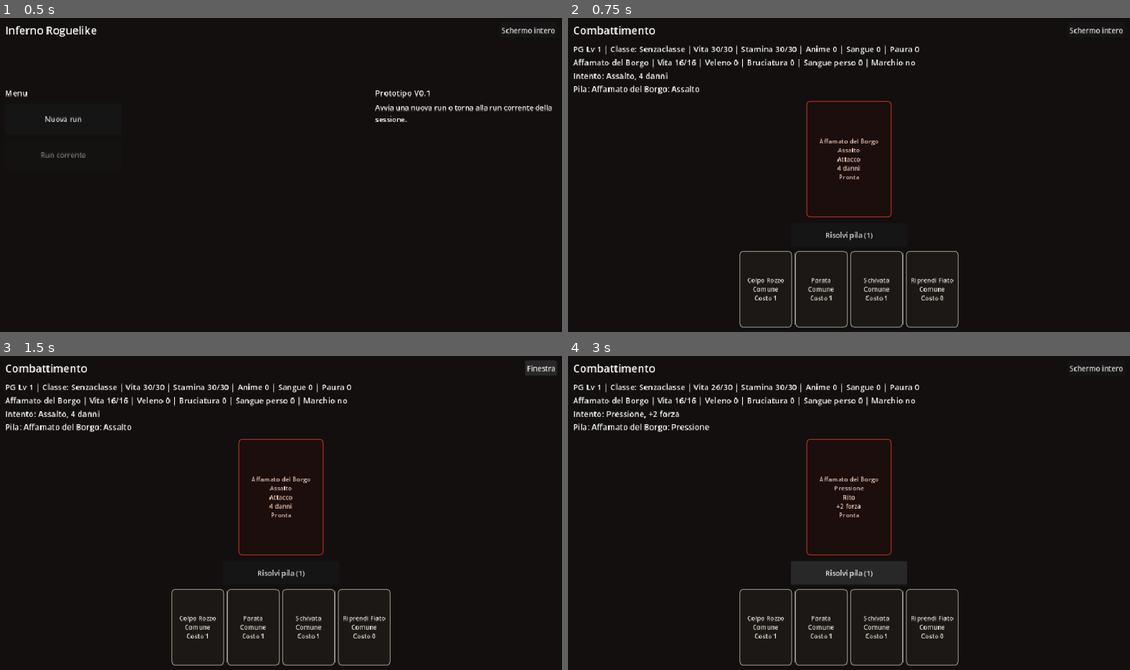
Above: before the commit, frames 1-4 (two rows, left to right).
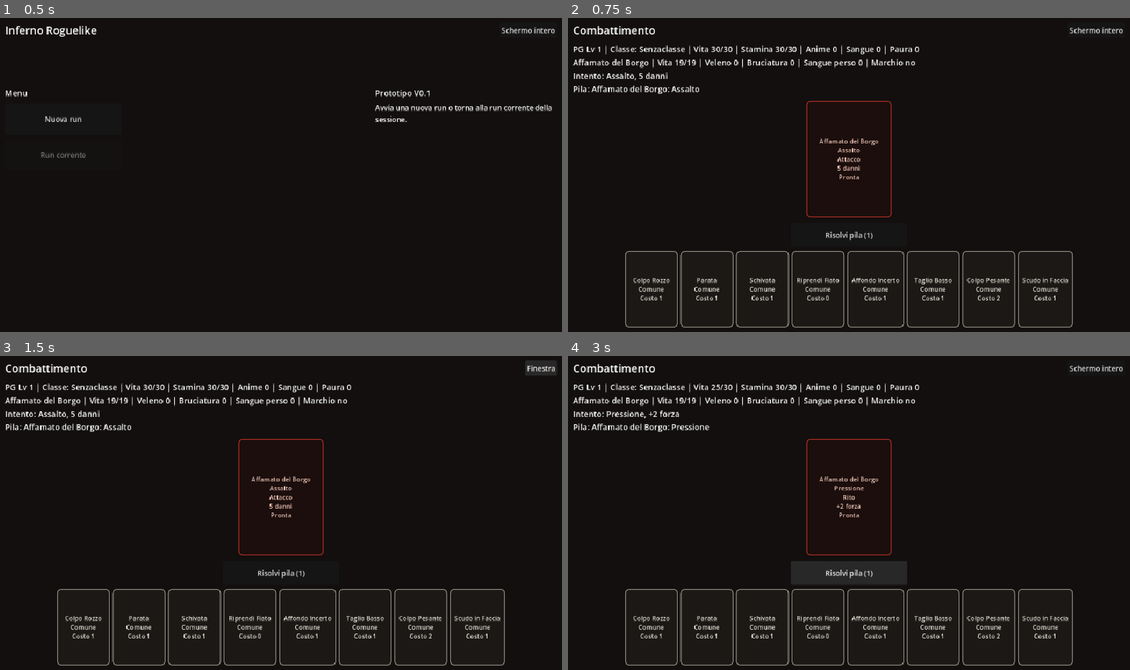
Above: after the commit, the same moments.

Repository: Chivas1504/Gioco
Game: Godot game, scene res://scenes/main.tscn
Same seed, same stepped clock (60 frames per second), same inputs: the game is played once before the commit and once after it.
Inputs:
- Up to frame 1 (0.5 s): no input
- Up to frame 2 (0.75 s): click "Nuova run" at 0.5 s
- Up to frame 3 (1.5 s): click "Schermo intero" at 1.25 s
- Up to frame 4 (3 s): click "Finestra" at 2 s; click "Risolvi pila (1)" at 2.75 s

Frame 1 is identical in both runs. In frame 2, 2.9% of the frame differs, in the area x 10-90%, y 13-99%; in frame 3, 2.9%; in frame 4, 2.9%.

Commit message:
Aggiunge carte iniziali neutrali

Diff:
--- a/scripts/data/game_database.gd
+++ b/scripts/data/game_database.gd
@@ -109,6 +109,46 @@
 		"cost": 0,
 		"effect_text": "Recuperi 3 stamina. Il prossimo danno subito aumenta di 2.",
 		"effects": {"recover_stamina": 3, "recover_stamina_per_level": 1, "incoming_bonus": 2},
+	},
+	{
+		"id": "neutral_uncertain_lunge",
+		"name": "Affondo Incerto",
+		"type": CardRules.TYPE_BUILD,
+		"class_id": CardRules.CLASS_NEUTRAL,
+		"rarity": CardRules.RARITY_COMMON,
+		"cost": 1,
+		"effect_text": "Infliggi 4 danni.",
+		"effects": {"damage": 4, "damage_per_level": 1},
+	},
+	{
+		"id": "neutral_low_cut",
+		"name": "Taglio Basso",
+		"type": CardRules.TYPE_BUILD,
+		"class_id": CardRules.CLASS_NEUTRAL,
+		"rarity": CardRules.RARITY_COMMON,
+		"cost": 1,
+		"effect_text": "Infliggi 3 danni. Il prossimo intento offensivo del nemico infligge -1 danno.",
+		"effects": {"damage": 3, "damage_per_level": 1, "weaken_next_intent": 1},
+	},
+	{
+		"id": "neutral_heavy_swing",
+		"name": "Colpo Pesante",
+		"type": CardRules.TYPE_BUILD,
+		"class_id": CardRules.CLASS_NEUTRAL,
+		"rarity": CardRules.RARITY_COMMON,
+		"cost": 2,
+		"effect_text": "Infliggi 6 danni.",
+		"effects": {"damage": 6, "damage_per_level": 2},
+	},
+	{
+		"id": "neutral_shield_bash",
+		"name": "Scudo in Faccia",
+		"type": CardRules.TYPE_BUILD,
+		"class_id": CardRules.CLASS_NEUTRAL,
+		"rarity": CardRules.RARITY_COMMON,
+		"cost": 1,
+		"effect_text": "Infliggi 2 danni e ottieni 2 guardia.",
+		"effects": {"damage": 2, "damage_per_level": 1, "guard": 2, "guard_per_level": 1},
 	},
 	{
 		"id": "warrior_clean_slash",
--- a/scripts/run/run_state.gd
+++ b/scripts/run/run_state.gd
@@ -64,6 +64,10 @@
 		"neutral_parry",
 		"neutral_dodge",
 		"neutral_catch_breath",
+		"neutral_uncertain_lunge",
+		"neutral_low_cut",
+		"neutral_heavy_swing",
+		"neutral_shield_bash",
 	]
 	loadout = collection.duplicate()
 	consumable_slots = []
